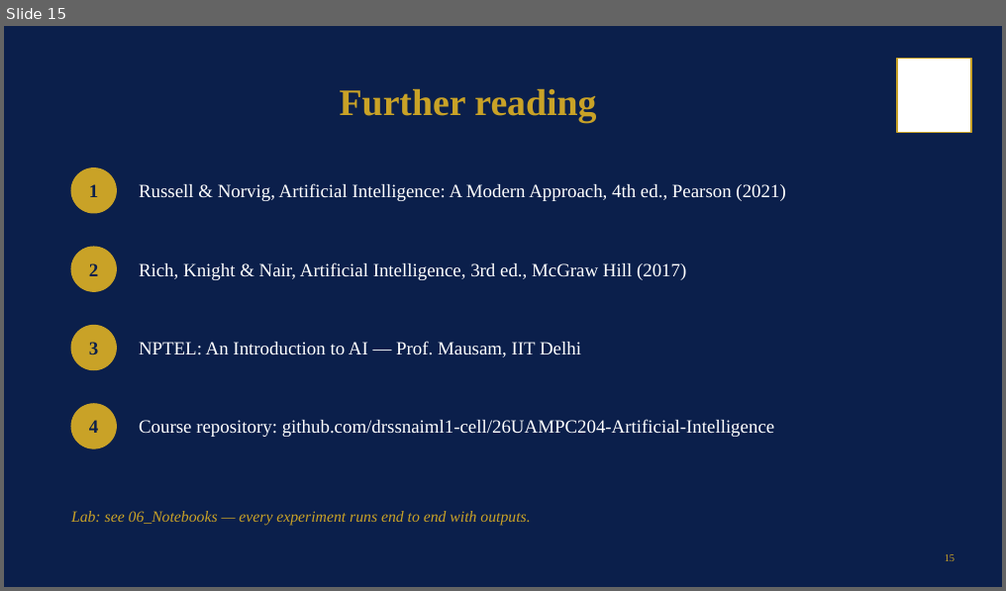
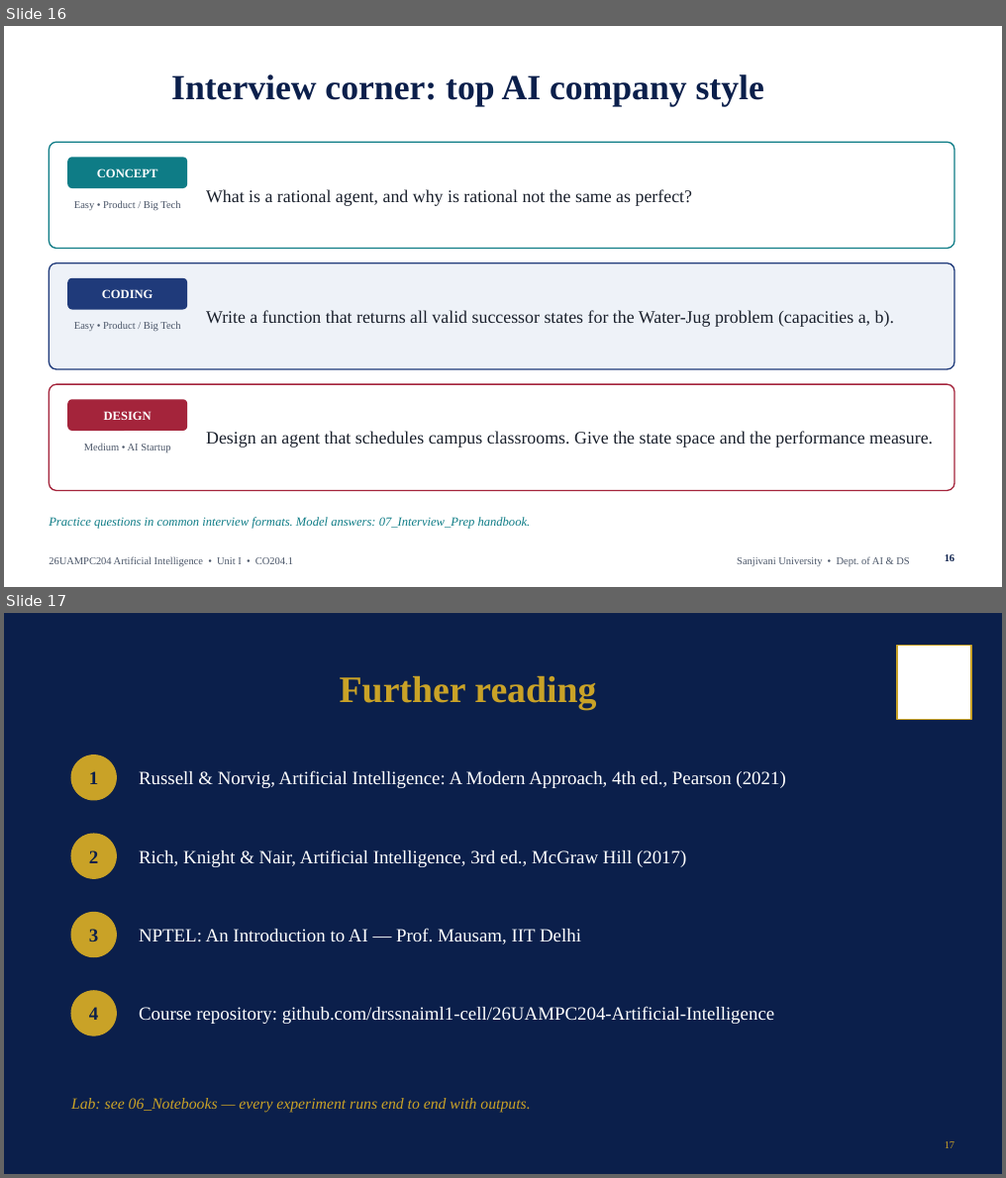
Before and after one commit to drssnaiml1-cell/26UAMPC204-Artificial-Intelligence, a slide deck: 02_PPT/Unit_1_AI_26UAMPC204.pptx. Shown one above the other, each under a label of ours: slide 15 before the commit, slides 16 and 17 after it. The pictures are 1006x591 and 1006x1178 pixels, drawn with LibreOffice and Linux fonts; fonts in the diff are those of the drawing; background and template pictures are left out. Boxes give left, top, right and bottom in pixels: in the first picture for what was removed or moved away, otherwise in the second. Text is boxed around its words. In the diff, an @@ line names an element or a change of style, - is before the commit and + after.

```diff
--- a/02_PPT/Unit_1_AI_26UAMPC204.pptx
+++ b/02_PPT/Unit_1_AI_26UAMPC204.pptx
@@ slide 16 added at box(4, 26, 1002, 587), background #FFFFFF @@
@@ title added at box(171, 75, 764, 107), 34 pt, text #0B1F4B, bold @@
+Interview corner: top AI company style
@@ rounded rectangle added at box(49, 142, 954, 249), fill #FFFFFF, outline #0E7C86 1.25 pt @@
@@ rounded rectangle added at box(67, 157, 187, 188), fill #0E7C86, 12 pt, text #FFFFFF, bold @@
+CONCEPT
@@ text added at box(74, 200, 180, 210), 10 pt, text #4A5568 @@
+Easy • Product / Big Tech
@@ text added at box(206, 189, 692, 206), 17 pt, text #1A202C @@
+What is a rational agent, and why is rational not the same as perfect?
@@ rounded rectangle added at box(49, 264, 954, 370), fill #EEF2F8, outline #1F3A7A 1.25 pt @@
@@ rounded rectangle added at box(67, 278, 187, 310), fill #1F3A7A, 12 pt, text #FFFFFF, bold @@
+CODING
@@ text added at box(74, 321, 180, 331), 10 pt, text #4A5568 @@
+Easy • Product / Big Tech
@@ text added at box(206, 310, 894, 327), 17 pt, text #1A202C @@
+Write a function that returns all valid successor states for the Water-Jug problem (capacities a, b).
@@ rounded rectangle added at box(49, 384, 954, 491), fill #FFFFFF, outline #A4243B 1.25 pt @@
@@ rounded rectangle added at box(67, 399, 187, 431), fill #A4243B, 12 pt, text #FFFFFF, bold @@
+DESIGN
@@ text added at box(206, 431, 933, 448), 17 pt, text #1A202C @@
+Design an agent that schedules campus classrooms. Give the state space and the performance measure.
@@ text added at box(84, 443, 170, 454), 10 pt, text #4A5568 @@
+Medium • AI Startup
@@ text added at box(49, 517, 531, 529), 12 pt, text #0E7C86, italic @@
+Practice questions in common interview formats. Model answers: 07_Interview_Prep handbook.
@@ text added at box(49, 557, 293, 568), 10 pt, text #4A5568 @@
+26UAMPC204 Artificial Intelligence • Unit I • CO204.1
@@ text added at box(737, 557, 909, 568), 10 pt, text #4A5568 @@
+Sanjivani University • Dept. of AI & DS
@@ page number added at box(944, 555, 954, 562), 10 pt, text #0B1F4B, bold @@
+16
@@ what was slide 15 is now slide 17 @@
@@ page number at box(944, 1142, 954, 1149): text changed @@
-15
+17
```
Also in this commit, not shown: 1 other slide added, 39 other files.
